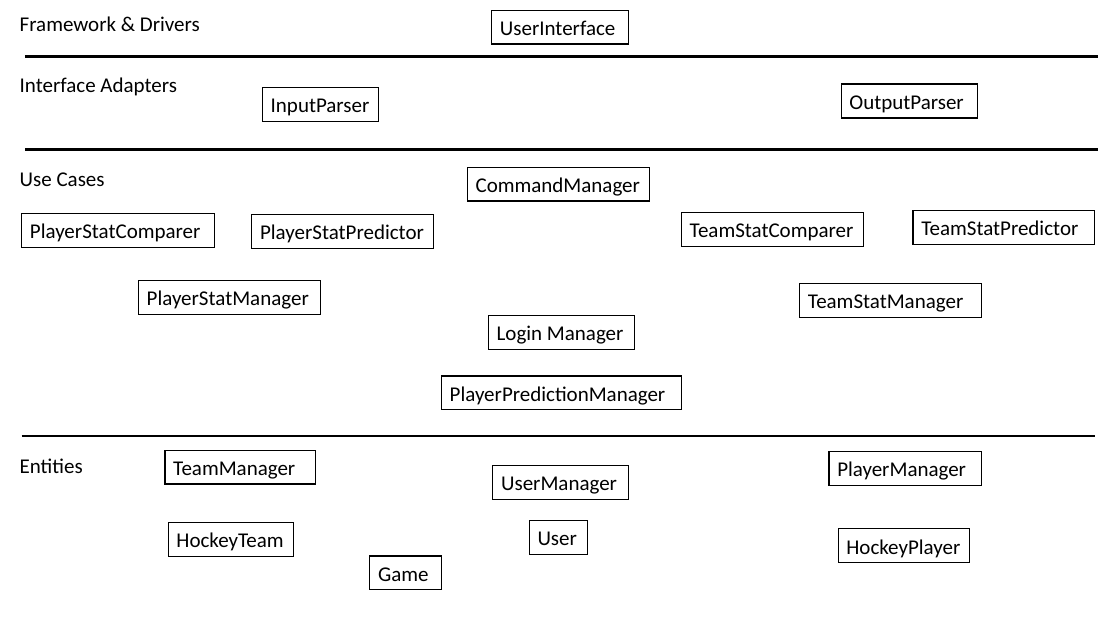
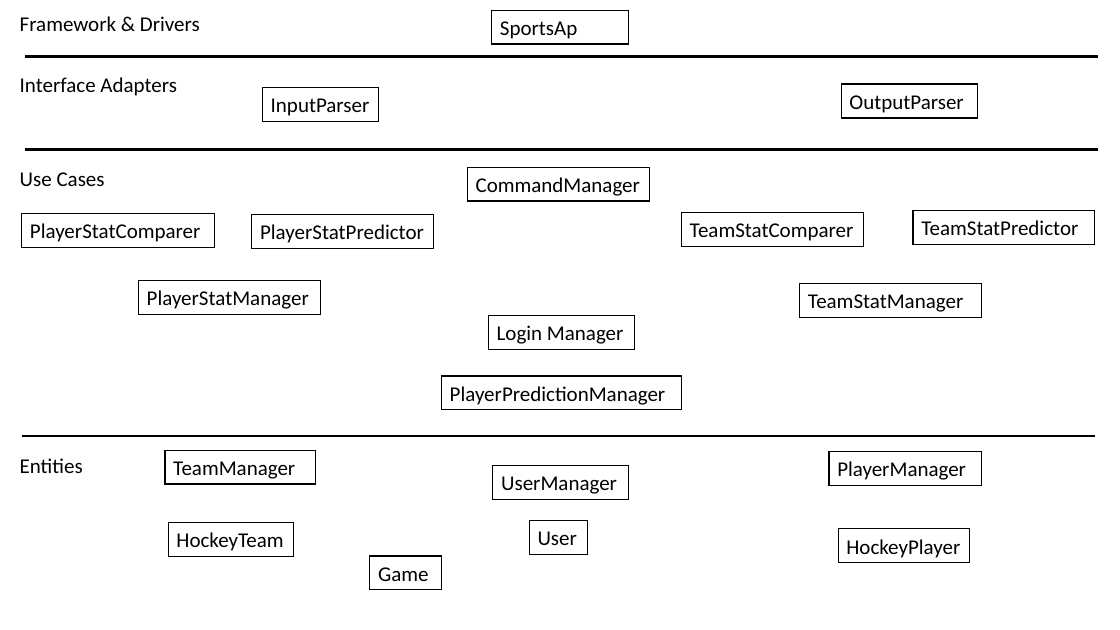
Before and after one commit to CSC207-UofT/course-project-sports-agents, a slide deck: slide 20 of IsaiahCRC.pptx (slide 24 before the commit). Drawn at 1120x630 pixels with LibreOffice and Linux fonts; fonts in the diff are those of the drawing. Boxes give left, top, right and bottom in pixels: in the first picture for what was removed or moved away, otherwise in the second. Text is boxed around its words. In the diff, an @@ line names an element or a change of style, - is before the commit and + after.

```diff
--- a/IsaiahCRC.pptx
+++ b/IsaiahCRC.pptx
@@ text in rectangle at [500, 21, 577, 39]: text changed @@
-UserInterface
+SportsAp
```
Also in this commit, not shown: 7 other slides changed, 4 slides removed.
